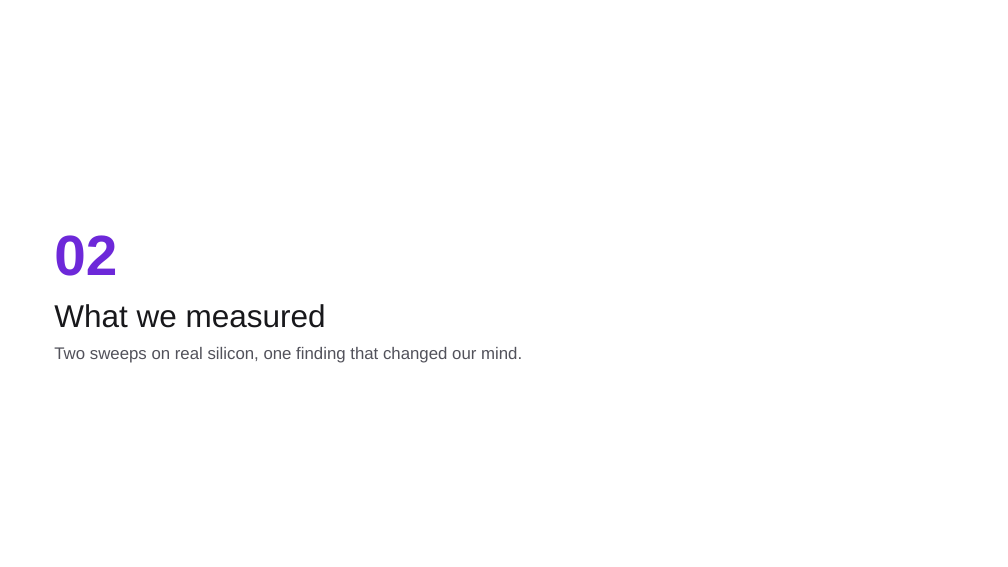
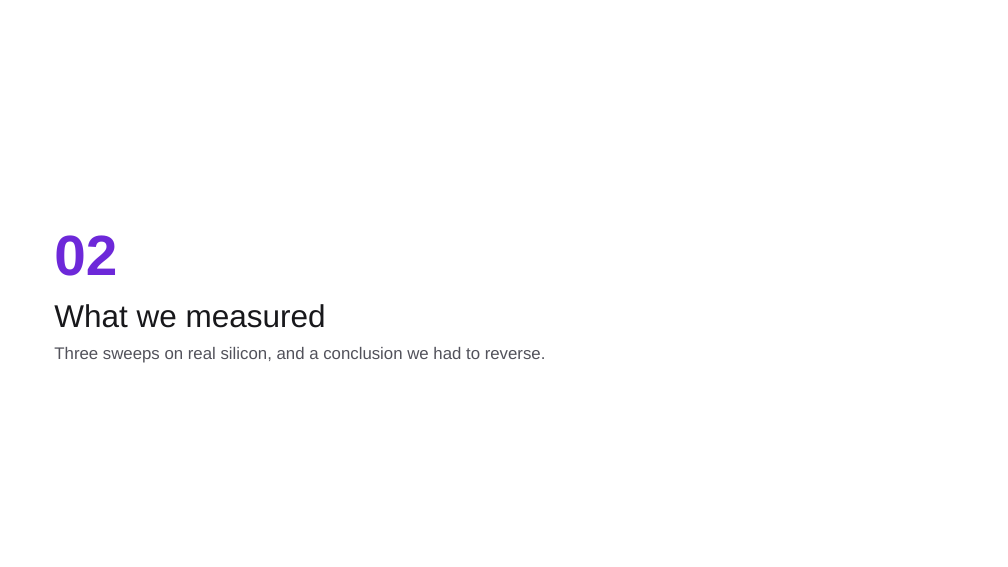
Before and after one commit to happyandslow/agent-memory, a slide deck: slide 7 of projects/WaferEngine-staging/meetings/2026-07-26.pptx. Drawn at 1008x567 pixels with LibreOffice and Linux fonts; fonts in the diff are those of the drawing. Boxes give left, top, right and bottom in pixels: in the first picture for what was removed or moved away, otherwise in the second. Text is boxed around its words. In the diff, an @@ line names an element or a change of style, - is before the commit and + after.

```diff
--- a/projects/WaferEngine-staging/meetings/2026-07-26.pptx
+++ b/projects/WaferEngine-staging/meetings/2026-07-26.pptx
@@ text at (54, 347, 546, 363): text changed @@
-Two sweeps on real silicon, one finding that changed our mind.
+Three sweeps on real silicon, and a conclusion we had to reverse.
```
Also in this commit, not shown: 5 other slides changed, 2 slides added, 2 slides removed, 5 other files.
